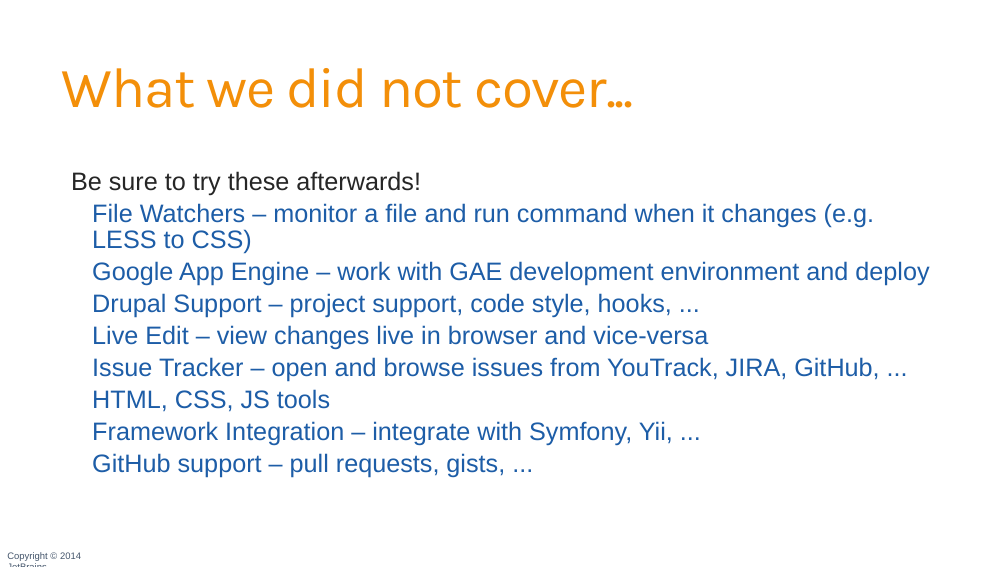
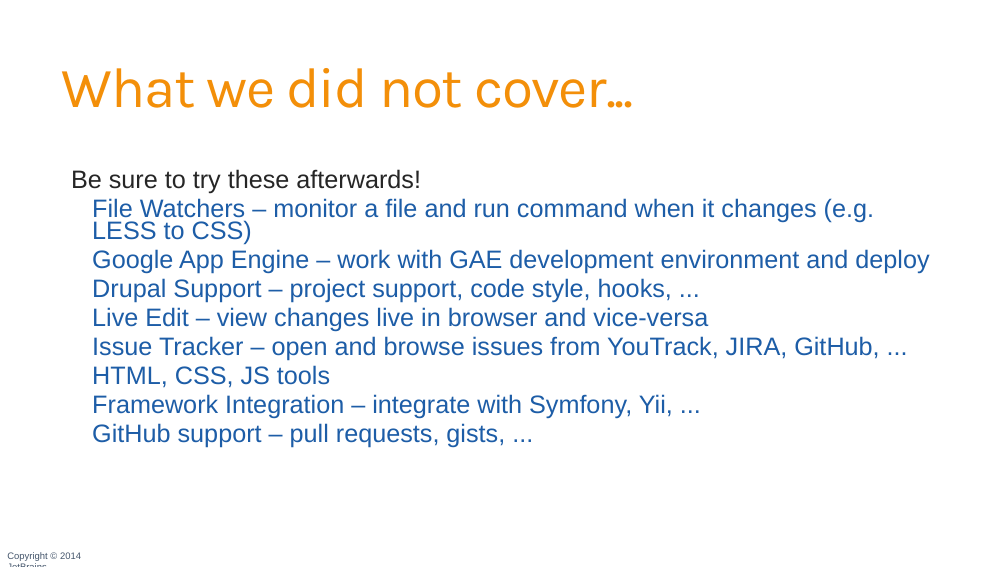
Before and after one commit to JetBrains/phpstorm-workshop, a slide deck: slide 133 of PhpStorm_Workshop.pptx. Drawn at 1008x567 pixels with LibreOffice and Linux fonts; fonts in the diff are those of the drawing; background and template pictures are left out. Boxes give left, top, right and bottom in pixels: in the first picture for what was removed or moved away, otherwise in the second. Text is boxed around its words. In the diff, an @@ line names an element or a change of style, - is before the commit and + after.

```diff
--- a/PhpStorm_Workshop.pptx
+++ b/PhpStorm_Workshop.pptx
@@ text "Be sure to try these ..." at [71,169,929,448]: line spacing 0.85 to 0.75 @@
```
Also in this commit, not shown: 4 other slides changed, 1 other file.
